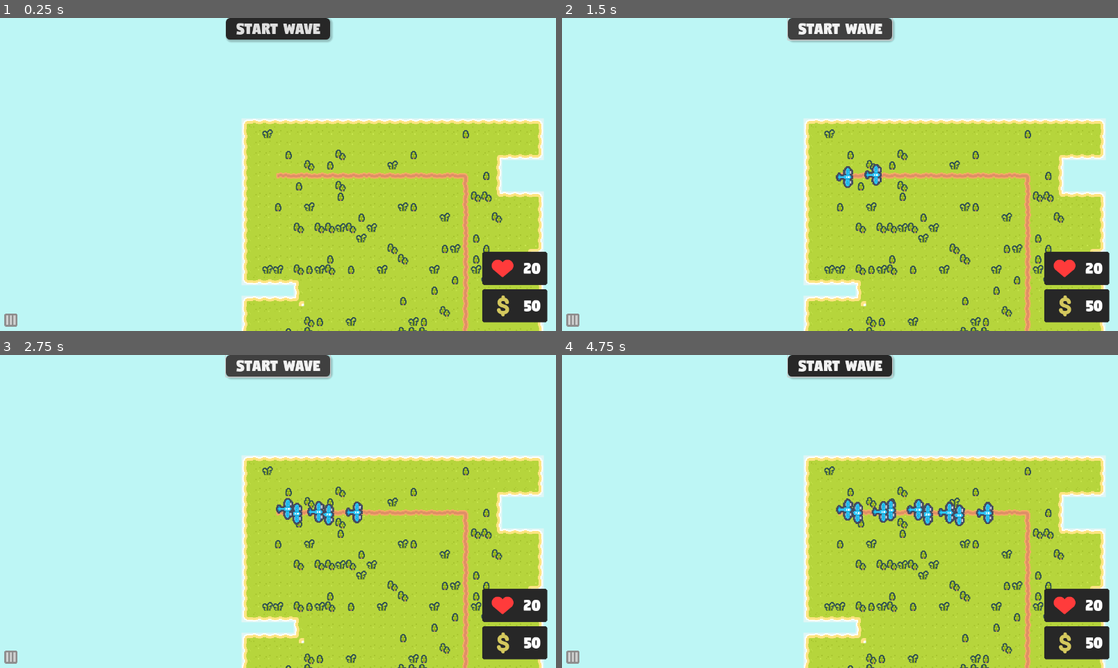
Above: before the commit, frames 1-4 (two rows, left to right).
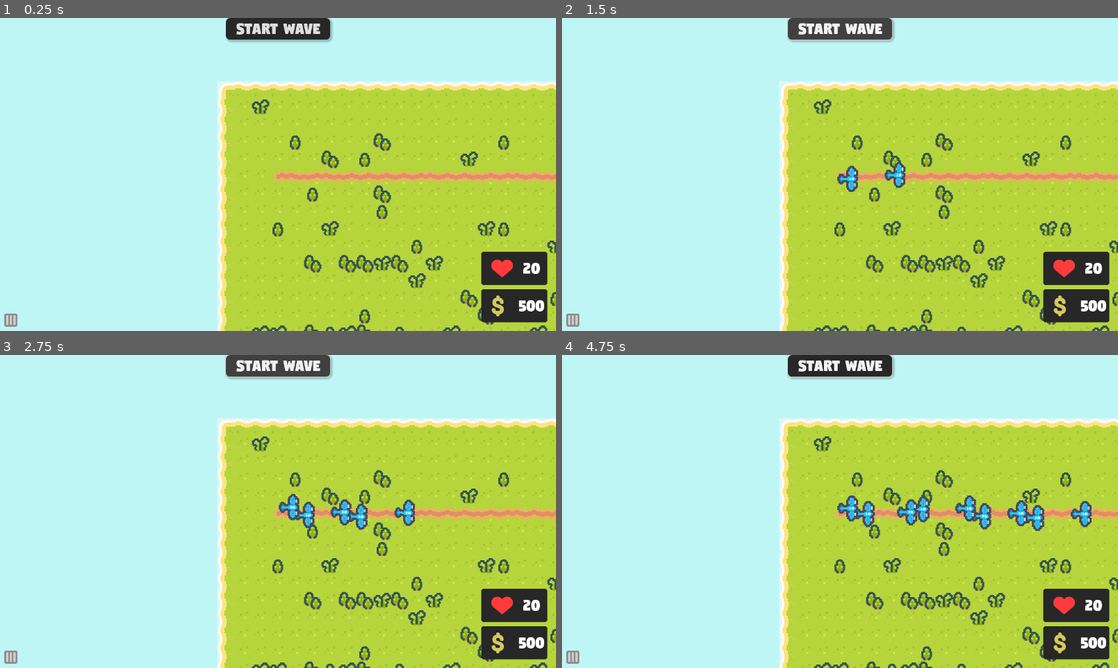
Above: after the commit, the same moments.

Repository: MohitWarrier/tower-defense
Game: Godot game, scene res://Scenes/level.tscn
Two runs of this game, one before a commit and one after it. Both use one fixed random seed, a clock stepped at 60 frames per second and the inputs below.
Inputs (mouse positions are in pixels of both pictures, inside the frame that each line leads up to):
- Up to frame 1 (0.25 s): no input
- Up to frame 2 (1.5 s): click "Start Wave" at 0.5 s; click "Start Wave" at 1.25 s
- Up to frame 3 (2.75 s): click "Start Wave" at 2 s
- Up to frame 4 (4.75 s): move the mouse to (962, 495) at 2.77 s; click (962, 495) at 2.92 s; drag from (728, 527) to (940, 511) at 3.52 s; move the mouse to (895, 442) at 4.27 s; click (895, 442) at 4.42 s

The runs differ from the first frame. In frame 1, 21% of the frame differs, in the area x 39-100%, y 20-100%; in frame 2, 21%; in frame 3, 21%; in frame 4, 22%.
Error before the commit: Out of bounds get index '2' (on base: 'Dictionary') (res://Scripts/level.gd:100)
Error after the commit: Out of bounds get index '2' (on base: 'Dictionary') (res://Scripts/level.gd:106)

Commit message:
Added Tower Menu
Players can sell and upgrade towers
by clicking on the tower

Diff:
--- a/Scenes/enemy.tscn
+++ b/Scenes/enemy.tscn
@@ -8,7 +8,6 @@
 
 [node name="Enemy" type="Area2D" groups=["Enemy"]]
 z_index = 3
-scale = Vector2(1.4, 1.4)
 collision_mask = 2
 script = ExtResource("1_1f0kj")
 
--- a/Scenes/level.tscn
+++ b/Scenes/level.tscn
@@ -502,7 +502,6 @@
 
 [node name="TowerPreview" type="Sprite2D" parent="Background"]
 modulate = Color(1, 1, 1, 0.6666667)
-scale = Vector2(2, 2)
 
 [node name="TileMapLayer" type="TileMapLayer" parent="Background"]
 z_index = -10
@@ -518,7 +517,7 @@
 
 [node name="PlayerCamera" parent="." instance=ExtResource("5_wqkje")]
 position = Vector2(56, 102)
-zoom = Vector2(1.5, 1.5)
+zoom = Vector2(2.5, 2.5)
 
 [node name="UI" parent="." instance=ExtResource("6_0f350")]
 
--- a/Scenes/tower.tscn
+++ b/Scenes/tower.tscn
@@ -1,14 +1,16 @@
-[gd_scene load_steps=4 format=3 uid="uid://br3a3v20jekxv"]
+[gd_scene load_steps=5 format=3 uid="uid://br3a3v20jekxv"]
 
 [ext_resource type="Script" uid="uid://c0jioo225u8ho" path="res://Scripts/tower.gd" id="1_ndpwd"]
 [ext_resource type="Texture2D" uid="uid://dcus2mnf1agk7" path="res://graphics/towers/basic/basic tower bottom.png" id="2_mh5eo"]
+[ext_resource type="PackedScene" uid="uid://d1xfhhdbfsst" path="res://Scenes/tower_menu.tscn" id="3_tghyl"]
 
 [sub_resource type="RectangleShape2D" id="RectangleShape2D_tghyl"]
 size = Vector2(21.5, 18)
 
-[node name="Tower" type="Node2D"]
-scale = Vector2(2, 2)
+[node name="Tower" type="Node2D" groups=["Towers"]]
 script = ExtResource("1_ndpwd")
+
+[node name="TowerMenu" parent="." instance=ExtResource("3_tghyl")]
 
 [node name="Base" type="Sprite2D" parent="."]
 texture = ExtResource("2_mh5eo")
@@ -31,6 +33,13 @@
 position = Vector2(-0.25, 0)
 shape = SubResource("RectangleShape2D_tghyl")
 
+[node name="DelayTimer" type="Timer" parent="."]
+wait_time = 0.5
+one_shot = true
+autostart = true
+
+[connection signal="sell_pressed" from="TowerMenu" to="." method="_on_tower_menu_sell_pressed"]
+[connection signal="upgrade_pressed" from="TowerMenu" to="." method="_on_tower_menu_upgrade_pressed"]
 [connection signal="area_entered" from="DetectionRange" to="." method="_on_detection_range_area_entered"]
 [connection signal="area_exited" from="DetectionRange" to="." method="_on_detection_range_area_exited"]
 [connection signal="input_event" from="ClickArea" to="." method="_on_click_area_input_event"]
--- /dev/null
+++ b/Scenes/tower_menu.tscn
@@ -0,0 +1,57 @@
+[gd_scene load_steps=6 format=3 uid="uid://d1xfhhdbfsst"]
+
+[ext_resource type="Script" uid="uid://ddxa5unte5tel" path="res://Scripts/tower_menu.gd" id="1_on2a2"]
+[ext_resource type="Texture2D" uid="uid://cnlkrt3od8e0" path="res://graphics/ui/close_normal.png" id="2_71s0o"]
+[ext_resource type="FontFile" uid="uid://bqm53gushpubk" path="res://graphics/ui/Digitalt.otf" id="2_i8h0h"]
+[ext_resource type="Texture2D" uid="uid://0co0sik7sq0v" path="res://graphics/ui/close_hover.png" id="3_o7e2i"]
+
+[sub_resource type="StyleBoxFlat" id="StyleBoxFlat_i8h0h"]
+bg_color = Color(0.15294118, 0.15294118, 0.15294118, 1)
+
+[node name="TowerMenu" type="Control" groups=["TowerCard"]]
+visible = false
+layout_mode = 3
+anchors_preset = 8
+anchor_left = 0.5
+anchor_top = 0.5
+anchor_right = 0.5
+anchor_bottom = 0.5
+grow_horizontal = 2
+grow_vertical = 2
+scale = Vector2(0.5, 0.5)
+script = ExtResource("1_on2a2")
+
+[node name="SellButton" type="TextureButton" parent="."]
+modulate = Color(0.82977676, 0.67999977, 0.22582948, 1)
+layout_mode = 1
+anchors_preset = -1
+anchor_left = 0.5
+anchor_top = 0.5
+anchor_right = 0.5
+anchor_bottom = 0.5
+offset_left = 10.0
+offset_top = -40.0
+offset_right = 40.0
+grow_horizontal = 2
+grow_vertical = 2
+texture_normal = ExtResource("2_71s0o")
+texture_pressed = ExtResource("2_71s0o")
+texture_hover = ExtResource("3_o7e2i")
+
+[node name="UpgradeButton" type="Button" parent="."]
+layout_mode = 1
+anchors_preset = -1
+anchor_left = 0.5
+anchor_right = 0.5
+offset_left = -66.0
+offset_top = 40.0
+offset_right = 66.0
+offset_bottom = 25.0
+grow_horizontal = 2
+theme_override_fonts/font = ExtResource("2_i8h0h")
+theme_override_font_sizes/font_size = 20
+theme_override_styles/normal = SubResource("StyleBoxFlat_i8h0h")
+text = "Upgrade(30)"
+
+[connection signal="pressed" from="SellButton" to="." method="_on_sell_button_pressed"]
+[connection signal="pressed" from="UpgradeButton" to="." method="_on_upgrade_button_pressed"]
--- a/Scenes/tower_mortar.tscn
+++ b/Scenes/tower_mortar.tscn
@@ -8,17 +8,17 @@
 [node name="TowerMortar" instance=ExtResource("1_d0gl1")]
 script = ExtResource("2_mp20o")
 
-[node name="Base" parent="." index="0"]
+[node name="Base" parent="." index="1"]
 texture = ExtResource("2_xshoj")
 
-[node name="Turret" parent="." index="1"]
+[node name="Turret" parent="." index="2"]
 visible = false
-
-[node name="ReloadTimer" parent="." index="3"]
-wait_time = 3.0
 
 [node name="CrosshairSprite" type="Sprite2D" parent="." index="4"]
 visible = false
 texture = ExtResource("3_ndqtr")
 
+[node name="ReloadTimer" parent="." index="5"]
+wait_time = 3.0
+
 [connection signal="timeout" from="ReloadTimer" to="." method="_on_reload_timer_timeout"]
--- a/Scripts/level.gd
+++ b/Scripts/level.gd
@@ -35,23 +35,24 @@
 				used_cells.append(pos)
 				var tower = load(tower_scenes[selected_tower]).instantiate()
 				tower.position = pos * 16 + Vector2i(8,8)
+				tower.setup(selected_tower)
 				tower.connect('bullet_shot', _on_bullet_shot)
 				tower.connect('tower_clicked', _tower_options)
 				$Towers.add_child(tower)
 				place_tower = false
 				Data.money -= Data.TOWER_DATA[selected_tower]['cost']
-	# open up tower options menu when clicked
-	if event is InputEventMouseButton and event.button_mask == 1 and clicked_tower:
-		if clicked_tower.type == Data.Tower.MORTAR:
-			clicked_tower.finished_placing()
-			clicked_tower = null
-
 
 	if event is InputEventMouseMotion and tower_menu:
 		# if clicked tower is mortar, move the crosshair
 		# to position chosen by player
 		if clicked_tower and clicked_tower.type == Data.Tower.MORTAR:
 			clicked_tower.crosshair_pos_update(pos * 16 + Vector2i(8,8))
+
+	# finish placing the mortar crosshair
+	if event is InputEventMouseButton and event.button_mask == 1 and clicked_tower:
+		if clicked_tower.type == Data.Tower.MORTAR:
+			clicked_tower.finished_placing()
+			clicked_tower = null
 
 	# place tower preview texture on mouse cursor position
 	if event is InputEventMouseMotion and place_tower:
@@ -61,6 +62,11 @@
 	# player can cancel tower placing
 	if Input.is_action_just_pressed("Exit"):
 		place_tower = false
+		tower_menu = false
+		clicked_tower = null
+		$UI.hide_cards()
+		for tower in get_tree().get_nodes_in_group('Towers'):
+			tower.hide_ui()
 
 # handle the various types of bullets shot by towers
 func _on_bullet_shot(pos: Vector2, angle: float,
--- a/Scripts/tower.gd
+++ b/Scripts/tower.gd
@@ -8,6 +8,18 @@
 
 var enemies: Array = []
 var type: Data.Tower
+var upgraded: bool
+var bullet_type: Data.Bullet
+var cost: int
+var upgrade_cost: int
+
+func setup(tower_type: Data.Tower) -> void:
+	$ReloadTimer.wait_time = Data.TOWER_DATA[tower_type]['reload_time']
+	$TowerMenu.cost = Data.TOWER_DATA[tower_type]['upgrade_cost']
+	bullet_type = Data.TOWER_DATA[tower_type]['bullet']
+	cost = Data.TOWER_DATA[tower_type]['cost']
+	upgrade_cost = Data.TOWER_DATA[tower_type]['upgrade_cost']
+	type = tower_type
 
 func _on_detection_range_area_entered(area: Area2D) -> void:
 	# add enemy once to our array
@@ -24,4 +36,28 @@
 
 	# button mask 1 is pressing button, 0 is releasing
 	if event is InputEventMouseButton and event.button_index == 1 and event.button_mask == 1:
-		tower_clicked.emit(self)
+		if not $DelayTimer.time_left:
+			tower_clicked.emit(self)
+			$TowerMenu.reveal(upgraded)
+
+
+func _on_tower_menu_upgrade_pressed() -> void:
+	Data.money -= Data.TOWER_DATA[type]['upgrade_cost']
+	tower_upgrade()
+	$TowerMenu.hide()
+	upgraded = true
+
+
+func tower_upgrade() -> void:
+	pass
+
+
+# player can sell tower for 70% of its total cost
+func _on_tower_menu_sell_pressed() -> void:
+	var refund = cost if not upgraded else cost + upgrade_cost
+	Data.money += refund * 0.7
+	queue_free()
+
+
+func hide_ui() -> void:
+	$TowerMenu.hide()
--- a/Scripts/tower_basic.gd
+++ b/Scripts/tower_basic.gd
@@ -1,7 +1,4 @@
 extends Tower
-
-func _ready() -> void:
-	type = Data.Tower.BASIC
 
 
 func _process(_delta: float) -> void:
@@ -15,4 +12,9 @@
 func _on_reload_timer_timeout() -> void:
 	if enemies:
 		var dir = Vector2.DOWN.rotated($Turret.rotation).normalized()
-		bullet_shot.emit(position + dir * 16, $Turret.rotation, Data.Bullet.SINGLE)
+		bullet_shot.emit(position + dir * 16, $Turret.rotation, bullet_type)
+
+
+func tower_upgrade() -> void:
+	$Base.texture = load("res://graphics/towers/basic/basic tower upgrade bottom.png")
+	$Turret.texture = load("res://graphics/towers/basic/basic tower upgrade top.png")
--- a/Scripts/tower_blaster.gd
+++ b/Scripts/tower_blaster.gd
@@ -1,15 +1,16 @@
 extends Tower
-
-func _ready() -> void:
-	type = Data.Tower.BLAST
 
 
 func _on_reload_timer_timeout() -> void:
 	if enemies.size() > 0:
 		fire_animation()
-		bullet_shot.emit(position, 0, Data.Bullet.FIRE)
+		bullet_shot.emit(position, 0, bullet_type)
 
 
 func fire_animation() -> void:
 	for particles: GPUParticles2D in $Particles.get_children():
 		particles.emitting = true
+
+
+func tower_upgrade() -> void:
+	$Base.texture = load("res://graphics/towers/blaster/blaster upgrade.png")
--- /dev/null
+++ b/Scripts/tower_menu.gd
@@ -0,0 +1,26 @@
+extends Control
+
+signal upgrade_pressed
+signal sell_pressed
+
+var cost: int = 100
+
+func _ready() -> void:
+	toggle_active(Data.money)
+	$UpgradeButton.text = 'Upgrade ' + str(cost)
+
+
+func _on_upgrade_button_pressed() -> void:
+	upgrade_pressed.emit()
+
+
+func reveal(upgraded) -> void:
+	show()
+	if upgraded:
+		$UpgradeButton.hide()
+
+func toggle_active(money: int) -> void:
+	$UpgradeButton.disabled = cost > money
+
+func _on_sell_button_pressed() -> void:
+	sell_pressed.emit()
--- a/Scripts/tower_mortar.gd
+++ b/Scripts/tower_mortar.gd
@@ -1,7 +1,4 @@
 extends Tower
-
-func _ready() -> void:
-	type = Data.Tower.MORTAR
 
 
 func show_crosshair() -> void:
@@ -14,10 +11,12 @@
 
 func finished_placing() -> void:
 	$CrosshairSprite.hide()
-	# i want a mortar explosion immediately when tower is place
-	# game design decision
-	bullet_shot.emit($CrosshairSprite.global_position, 0, Data.Bullet.MORTAR_EXPLOSION)
+
 
 func _on_reload_timer_timeout() -> void:
 	# create explosion around the crosshair
-	bullet_shot.emit($CrosshairSprite.global_position, 0, Data.Bullet.MORTAR_EXPLOSION)
+	bullet_shot.emit($CrosshairSprite.global_position, 0, bullet_type)
+
+
+func tower_upgrade() -> void:
+	$Base.texture = load("res://graphics/towers/mortar/mortar tower upgrade down.png")
--- a/Scripts/ui.gd
+++ b/Scripts/ui.gd
@@ -63,3 +63,9 @@
 
 	change_button_texture(current_menu_state)
 	$TowerCards/TowerCardsContainer.visible = current_menu_state == MenuState.OPEN
+
+
+func hide_cards() -> void:
+	current_menu_state = MenuState.CLOSED
+	change_button_texture(current_menu_state)
+	$TowerCards/TowerCardsContainer.visible = current_menu_state == MenuState.OPEN
--- a/global/data.gd
+++ b/global/data.gd
@@ -20,7 +20,7 @@
 		"name": "Blaster",
 		"cost": 30,
 		"upgrade_cost": 50,
-		"reload_time": 1.5,
+		"reload_time": 2,
 		"bullet": Bullet.FIRE,
 		"thumbnail": "res://graphics/ui/tower thumbnails/blaster.png",
 		"scene": "res://scenes/towers/blaster_tower.tscn"
@@ -30,7 +30,7 @@
 		"name": "Mortar",
 		"cost": 30,
 		"upgrade_cost": 60,
-		"reload_time": 2.0,
+		"reload_time": 3.0,
 		"bullet": Bullet.MORTAR_EXPLOSION,
 		"thumbnail": "res://graphics/ui/tower thumbnails/mortar.png",
 		"scene": "res://scenes/towers/mortar_tower.tscn"
@@ -40,7 +40,7 @@
 const UPGRADE_DATA: Dictionary = {
 	Tower.BASIC: {"reload_time": 0.6, "bullet": Bullet.SINGLE},
 	Tower.BLAST: {"reload_time": 1.2, "bullet": Bullet.FIRE},
-	Tower.MORTAR: {"reload_time": 1.5, "bullet": Bullet.ICE_EXPLOSION},
+	Tower.MORTAR: {"reload_time": 2, "bullet": Bullet.ICE_EXPLOSION},
 }
 
 const ENEMY_WAVES: Dictionary = {
@@ -75,12 +75,13 @@
 	},
 }
 
-var money = 50:
+var money = 500:
 	set(value):
 		money = value
 		get_tree().get_first_node_in_group('UI').update_stats(money, health)
 		for tower_card in get_tree().get_nodes_in_group('TowerCard'):
 			tower_card.toggle_active(money)
+
 var health: int = 20:
 	set(value):
 		health = value
Not shown, added: Scripts/tower_menu.gd.uid
